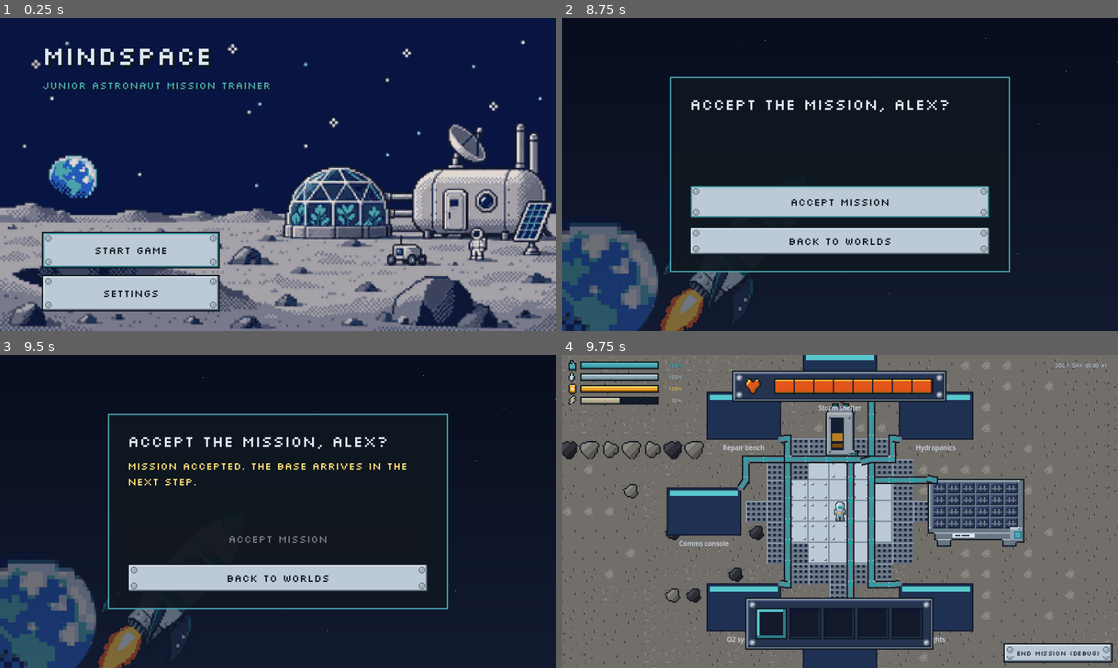
Above: before the commit, frames 1-4 (two rows, left to right).
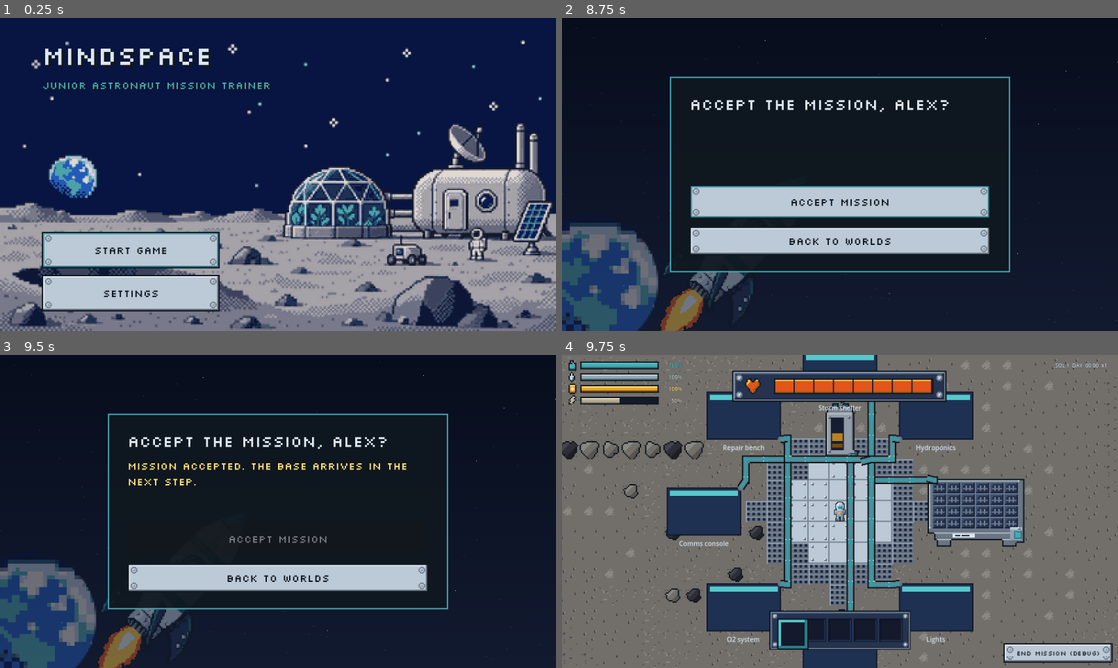
Above: after the commit, the same moments.

Repository: Aurora-Moorealis/MindSpace
Game: Godot game, scene res://scenes/welcome/welcome.tscn
Same seed, same stepped clock (60 frames per second), same inputs: the game is played once before the commit and once after it.
Inputs (mouse positions are in pixels of both pictures, inside the frame that each line leads up to):
- Up to frame 1 (0.25 s): no input
- Up to frame 2 (8.75 s): click "Start game" at 0.5 s; click (695, 130) at 1.27 s; type "Alex" at 1.35 s; click "Create world" at 2 s; click "Skip" at 2.75 s; click "Continue" at 3.5 s; click "Continue" at 4.25 s; tap Enter at 5, 6.5 s; move the mouse to (962, 158) at 5.02 s; hold D (move_right) 5.03-5.75 s; hold E (interact) 5.03-5.75 s; click (962, 158) at 5.17 s; tap Space (pause) at 5.75, 7.25 s; drag from (728, 190) to (812, 237) at 5.77 s; move the mouse to (895, 105) at 6.52 s; hold D (move_right) 6.53-7.25 s; tap 1 at 6.6 s; drag from (812, 237) to (673, 127) at 7.27 s; click "Accept mission" at 8 s
- Up to frame 3 (9.5 s): click "Accept mission" at 8.75 s
- Up to frame 4 (9.75 s): click "Back to worlds" at 9.5 s

Frames 1-3 are identical in both runs. In frame 4, 3.4% of the frame differs, in the area x 32-67%, y 77-95%.

Commit message:
fix(hud): hide the HUD on mission end and shrink the hotbar
The evaluation now opens without the HUD on top: hud.gd hides its layer on game_over and shows it again on game_reset.

The hotbar frame drops to 216x60 with 36 px slots, still centered at the bottom.

Archives the fix-hud-after-mission change and syncs the game-hud spec.

Diff:
--- a/game/scenes/ui/hud.gd
+++ b/game/scenes/ui/hud.gd
@@ -42,6 +42,7 @@
 	inventory.selection_changed.connect(_on_selection_changed)
 	GameSim.tick_advanced.connect(_on_sim_tick_advanced)
 	GameSim.game_reset.connect(_on_game_reset)
+	GameSim.game_over.connect(_on_game_over)
 	_refresh_slots()
 	_set_held_item(null)
 	_refresh_stats()
@@ -259,7 +260,13 @@
 
 
 func _on_game_reset() -> void:
+	visible = true
 	inventory.reset()
 	_set_held_item(null)
 	_refresh_slots()
 	_refresh_stats()
+
+
+## Hides the layer so the mission summary is not covered by the HUD.
+func _on_game_over(_cause: StringName) -> void:
+	visible = false
--- a/game/scenes/ui/hud.tscn
+++ b/game/scenes/ui/hud.tscn
@@ -190,9 +190,9 @@
 
 [node name="Hotbar" type="TextureRect" parent="Root"]
 layout_mode = 0
-offset_left = 280.0
-offset_top = 372.0
-offset_right = 568.0
+offset_left = 317.0
+offset_top = 392.0
+offset_right = 533.0
 offset_bottom = 452.0
 mouse_filter = 2
 texture = ExtResource("5_hotbar")
@@ -202,46 +202,46 @@
 [node name="Slots" type="Control" parent="Root"]
 unique_name_in_owner = true
 layout_mode = 0
-offset_left = 296.0
-offset_top = 388.0
-offset_right = 552.0
-offset_bottom = 436.0
+offset_left = 329.0
+offset_top = 404.0
+offset_right = 521.0
+offset_bottom = 440.0
 mouse_filter = 2
 
 [node name="Slot1" parent="Root/Slots" instance=ExtResource("6_slot")]
 layout_mode = 0
 offset_left = 0.0
 offset_top = 0.0
-offset_right = 48.0
-offset_bottom = 48.0
+offset_right = 36.0
+offset_bottom = 36.0
 
 [node name="Slot2" parent="Root/Slots" instance=ExtResource("6_slot")]
 layout_mode = 0
-offset_left = 52.0
-offset_top = 0.0
-offset_right = 100.0
-offset_bottom = 48.0
+offset_left = 39.0
+offset_top = 0.0
+offset_right = 75.0
+offset_bottom = 36.0
 
 [node name="Slot3" parent="Root/Slots" instance=ExtResource("6_slot")]
 layout_mode = 0
-offset_left = 104.0
-offset_top = 0.0
-offset_right = 152.0
-offset_bottom = 48.0
+offset_left = 78.0
+offset_top = 0.0
+offset_right = 114.0
+offset_bottom = 36.0
 
 [node name="Slot4" parent="Root/Slots" instance=ExtResource("6_slot")]
 layout_mode = 0
+offset_left = 117.0
+offset_top = 0.0
+offset_right = 153.0
+offset_bottom = 36.0
+
+[node name="Slot5" parent="Root/Slots" instance=ExtResource("6_slot")]
+layout_mode = 0
 offset_left = 156.0
 offset_top = 0.0
-offset_right = 204.0
-offset_bottom = 48.0
-
-[node name="Slot5" parent="Root/Slots" instance=ExtResource("6_slot")]
-layout_mode = 0
-offset_left = 208.0
-offset_top = 0.0
-offset_right = 256.0
-offset_bottom = 48.0
+offset_right = 192.0
+offset_bottom = 36.0
 
 [node name="HeldIcon" type="TextureRect" parent="Root"]
 unique_name_in_owner = true
Not shown, added: openspec/changes/archive/2026-11-15-fix-hud-after-mission/design.md
Not shown, added: openspec/changes/archive/2026-11-15-fix-hud-after-mission/proposal.md
Not shown, added: openspec/changes/archive/2026-11-15-fix-hud-after-mission/specs/game-hud/spec.md
Not shown, added: openspec/changes/archive/2026-11-15-fix-hud-after-mission/tasks.md
Not shown, changed: openspec/specs/game-hud/spec.md
